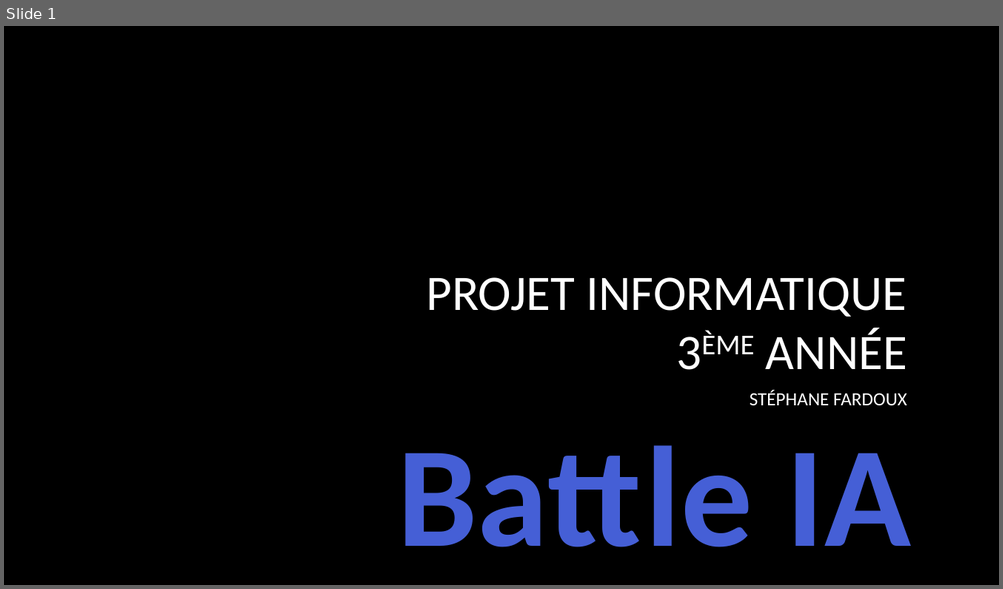
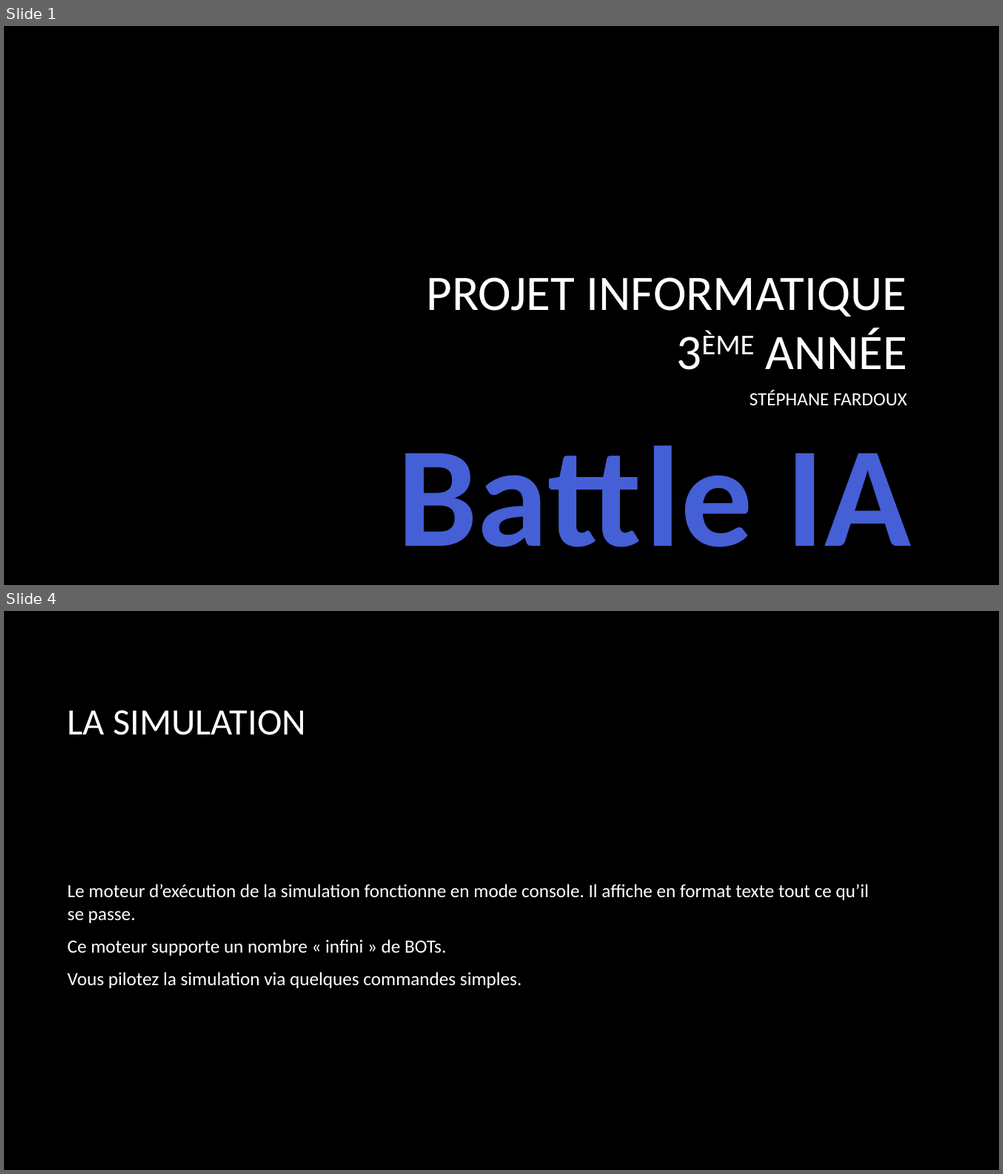
Before and after one commit to BorisFR/BattleIA, a slide deck: Battle IA.pptx. Shown one above the other, each under a label of ours: slide 1 before the commit, slides 1 and 4 after it; the slides between them are not shown. The pictures are 1003x589 and 1003x1174 pixels, drawn with LibreOffice and Linux fonts; fonts in the diff are those of the drawing; background and template pictures are left out. Boxes give left, top, right and bottom in pixels: in the first picture for what was removed or moved away, otherwise in the second. Text is boxed around its words. In the diff, an @@ line names an element or a change of style, - is before the commit and + after.

```diff
--- a/Battle IA.pptx
+++ b/Battle IA.pptx
@@ slide 4 added at bbox=[4, 611, 999, 1170], background picture (left out) @@
@@ title added at bbox=[68, 710, 306, 735], 36 pt, text #FFFFFF @@
+LA SIMULATION
@@ text added at bbox=[68, 884, 868, 988], 18 pt, text #FFFFFF @@
+Le moteur d’exécution de la simulation fonctionne en mode console. Il affiche en format texte tout ce qu’il se passe.
+Ce moteur supporte un nombre « infini » de BOTs.
+Vous pilotez la simulation via quelques commandes simples.
```
Also in this commit, not shown: 9 slides changed, 1 other slide added, 11 other files.
